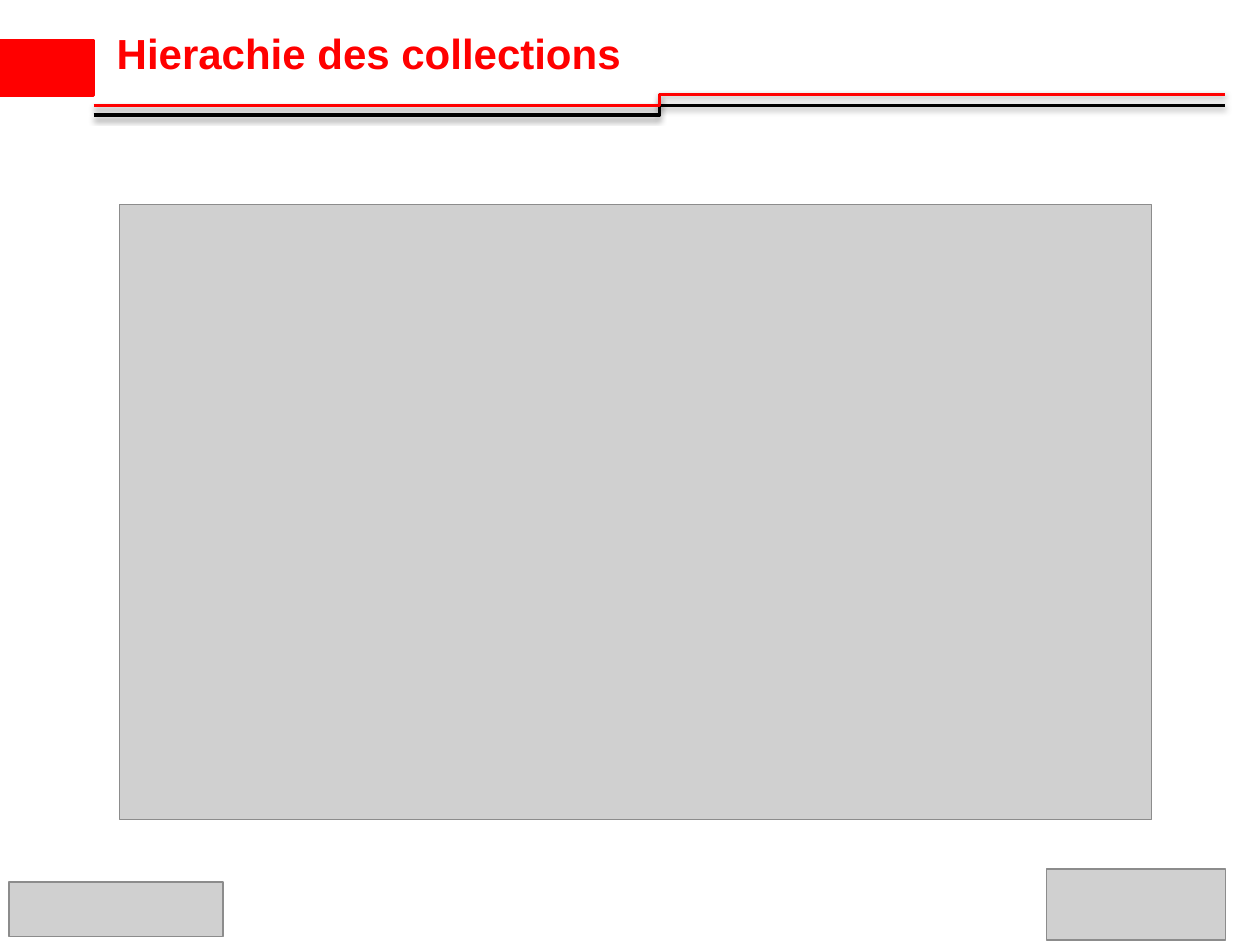
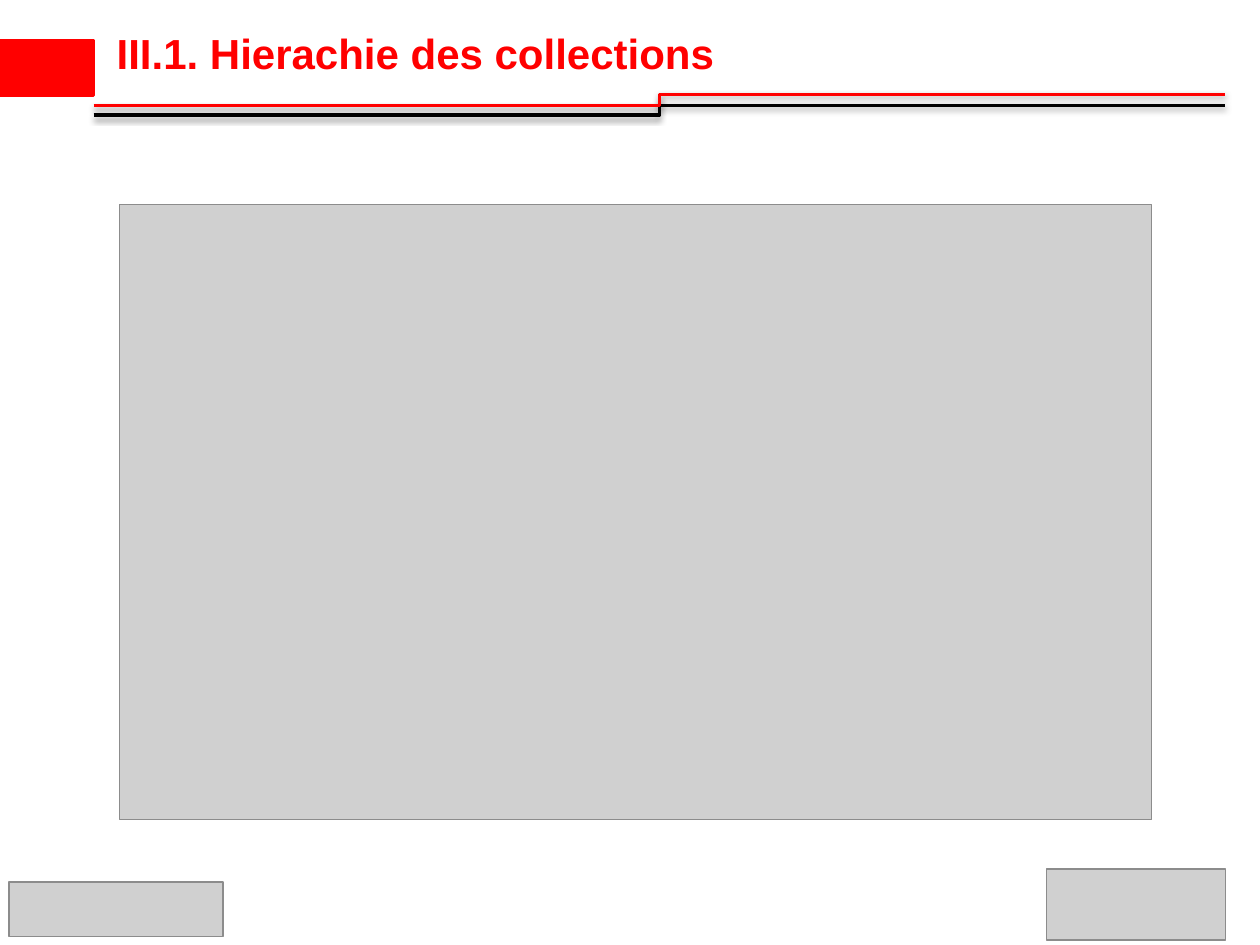
Before and after one commit to ibrahimsava/Osis-training-in-java, a slide deck: slide 11 of osis_presentation_Ibrahim_SAVADOGO_S3.pptx. Drawn at 1260x945 pixels with LibreOffice and Linux fonts; fonts in the diff are those of the drawing; grey boxes stand for pictures; background and template pictures are left out. Boxes give left, top, right and bottom in pixels: in the first picture for what was removed or moved away, otherwise in the second. Text is boxed around its words. In the diff, an @@ line names an element or a change of style, - is before the commit and + after.

```diff
--- a/osis_presentation_Ibrahim_SAVADOGO_S3.pptx
+++ b/osis_presentation_Ibrahim_SAVADOGO_S3.pptx
@@ title at (x1=117, y1=38, x2=714, y2=70): text changed @@
-Hierachie des collections
+III.1. Hierachie des collections
```
Also in this commit, not shown: 9 other slides changed, 10 slides added, 9 slides removed, 2 other files.
